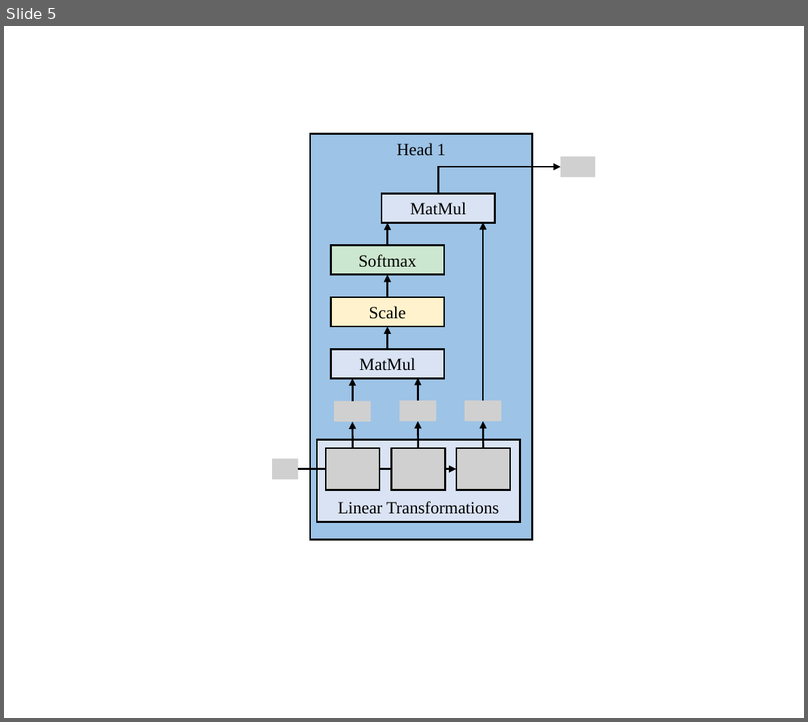
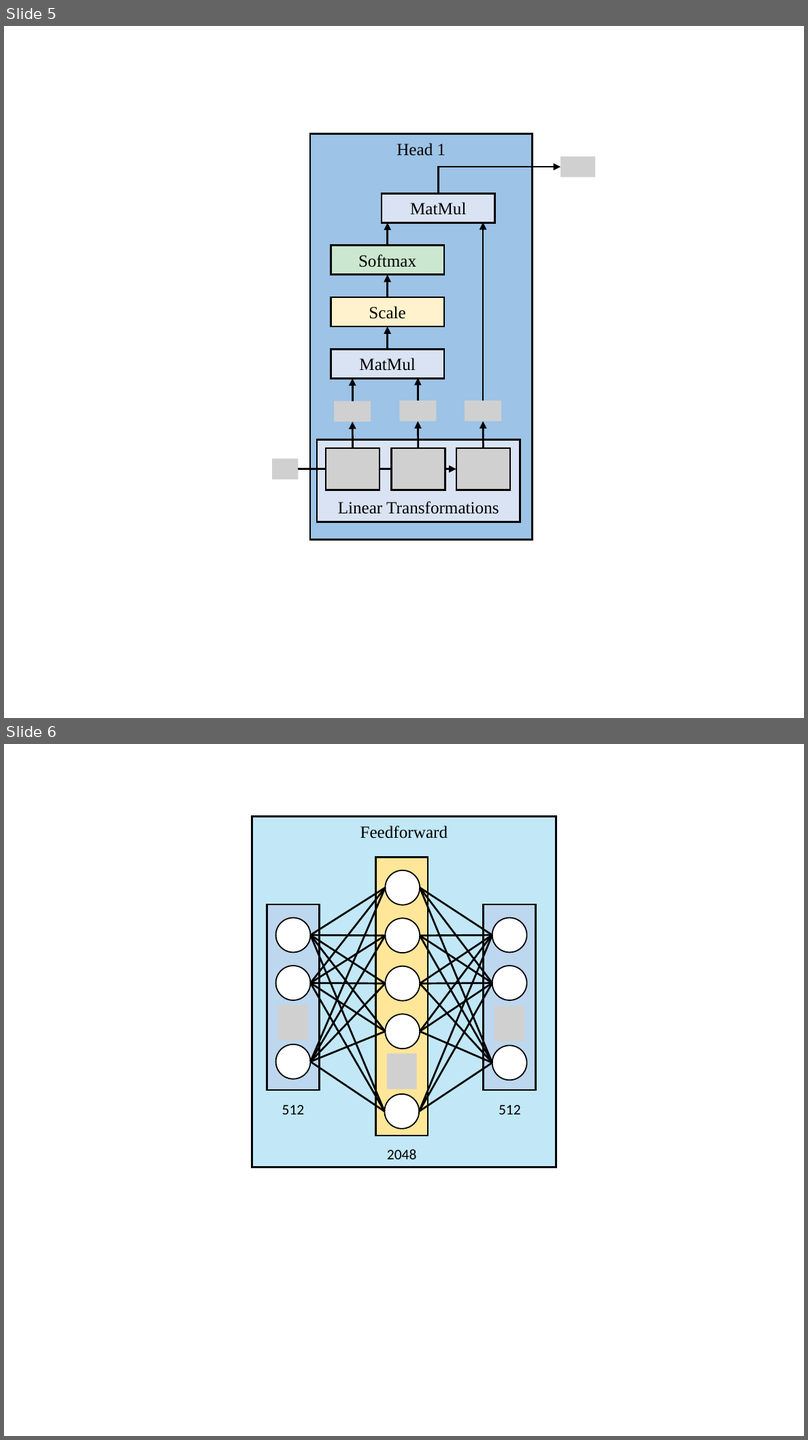
Before and after one commit to ZBLRobot/d2glm, a slide deck: chapter_02_getting_started_with_architecture_of_the_transformer_model/screenshots/Transformer.pptx. Shown one above the other, each under a label of ours: slide 5 before the commit, slides 5 and 6 after it. The pictures are 808x722 and 808x1440 pixels, drawn with LibreOffice and Linux fonts; fonts in the diff are those of the drawing; grey boxes stand for pictures. Boxes give left, top, right and bottom in pixels: in the first picture for what was removed or moved away, otherwise in the second. Text is boxed around its words. In the diff, an @@ line names an element or a change of style, - is before the commit and + after.

```diff
--- a/chapter_02_getting_started_with_architecture_of_the_transformer_model/screenshots/Transformer.pptx
+++ b/chapter_02_getting_started_with_architecture_of_the_transformer_model/screenshots/Transformer.pptx
@@ slide 6 added at box(4, 744, 804, 1436), background #FFFFFF @@
@@ group added at box(252, 816, 556, 1167): 30 lines, 11 ellipses, 4 rectangles, 3 pictures, 3 texts @@
+Feedforward
+512
+2048
+512
```
Also in this commit, not shown: 1 slide changed, 3 other files.
